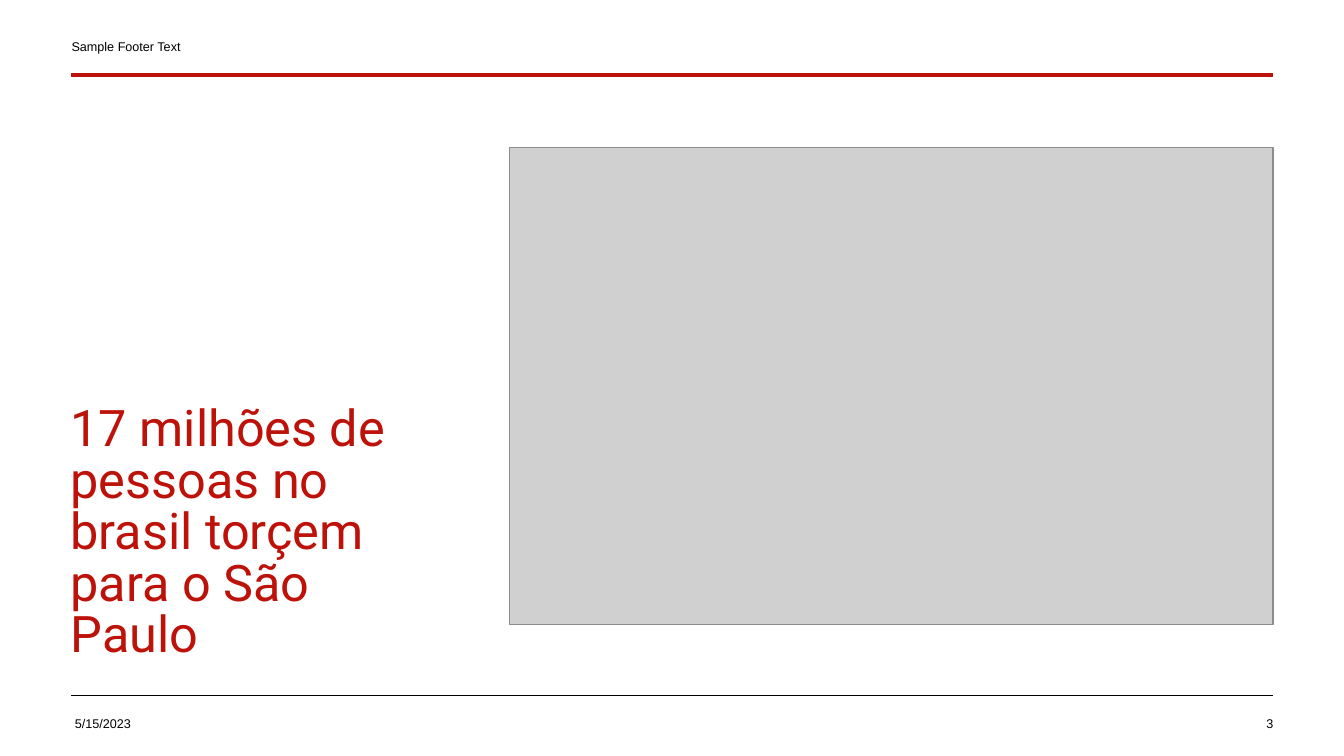
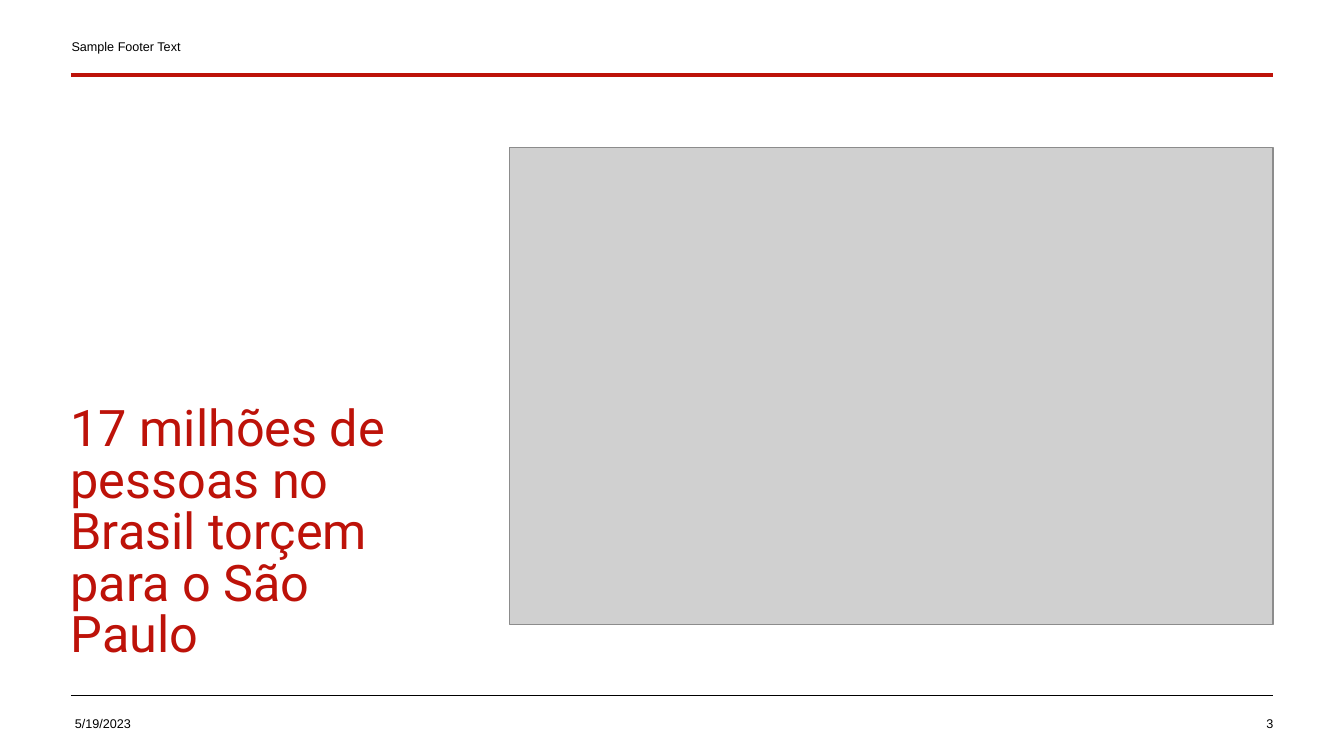
Before and after one commit to miguelsilvag/TRIWORLD-projetoIndividual, a slide deck: slide 3 of TRIWORLD.pptx. Drawn at 1344x756 pixels with LibreOffice and Linux fonts; fonts in the diff are those of the drawing; grey boxes stand for pictures. Boxes give left, top, right and bottom in pixels: in the first picture for what was removed or moved away, otherwise in the second. Text is boxed around its words. In the diff, an @@ line names an element or a change of style, - is before the commit and + after.

```diff
--- a/TRIWORLD.pptx
+++ b/TRIWORLD.pptx
@@ title at box(71, 408, 385, 653): text changed @@
-17 milhões de pessoas no brasil torçem para o São Paulo
+17 milhões de pessoas no Brasil torçem para o São Paulo
@@ text at box(75, 719, 131, 728): text changed @@
-5/15/2023
+5/19/2023
```
Also in this commit, not shown: 12 other slides changed, 14 other files.
